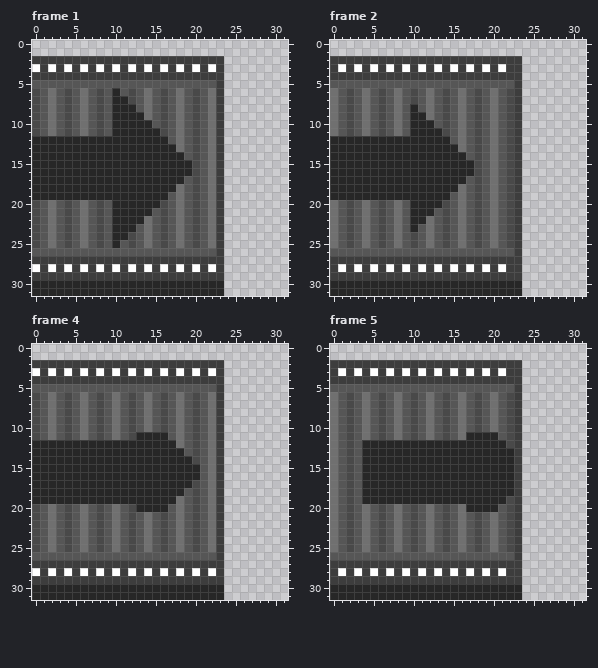
Edited in one commit: pixel-art file (Assets/Sprites/Conveyors/End Conv/right end conv.aseprite). Above is the file before it was changed.
32x32 pixels, 10 frames. Shown: frame 1, frame 2, frame 4, frame 5. The commit also changed other frames, which this record leaves out.
Now the later version:
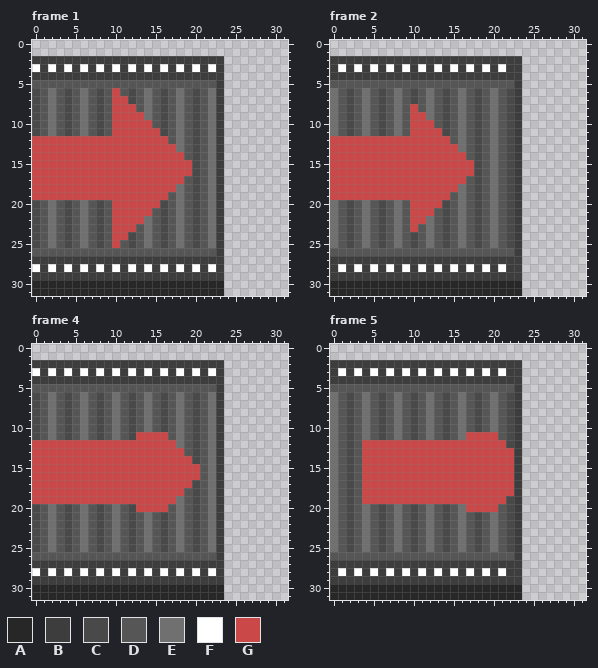
Palette (. is transparent): A #272727  B #3d3d3d  C #494949  D #565656  E #707070  F #ffffff  G #cb4848
Changes in this commit:
Frame 1, layer "Layer 7":
The edit turns colour A into colour G in row 6 at x 10; in row 7 at x 10 to 11; in row 8 at x 10 to 12; in row 9 at x 10 to 13; in row 10 at x 10 to 14; in row 11 at x 10 to 15.
The edit turns colour A into colour G in row 12 at x 0 to 16; in row 13 at x 0 to 17; in row 14 at x 0 to 18; in rows 15 to 16 at x 0 to 19; in row 17 at x 0 to 18; in row 18 at x 0 to 17.
The edit turns colour A into colour G in row 19 at x 0 to 16; in row 20 at x 10 to 15; in row 21 at x 10 to 14; in row 22 at x 10 to 13; in row 23 at x 10 to 12; in row 24 at x 10 to 11.
The edit turns colour A into colour G in row 25 at x 10.
Frame 2, layer "Layer 7":
The edit turns colour A into colour G in row 8 at x 10; in row 9 at x 10 to 11; in row 10 at x 10 to 12; in row 11 at x 10 to 13; in row 12 at x 0 to 14; in row 13 at x 0 to 15.
The edit turns colour A into colour G in row 14 at x 0 to 16; in rows 15 to 16 at x 0 to 17; in row 17 at x 0 to 16; in row 18 at x 0 to 15; in row 19 at x 0 to 14; in row 20 at x 10 to 13.
The edit turns colour A into colour G in row 21 at x 10 to 12; in row 22 at x 10 to 11; in row 23 at x 10.
Frame 4, layer "Layer 7":
The edit turns colour A into colour G in row 11 at x 13 to 16; in row 12 at x 0 to 17; in row 13 at x 0 to 18; in row 14 at x 0 to 19; in rows 15 to 16 at x 0 to 20; in row 17 at x 0 to 19.
The edit turns colour A into colour G in row 18 at x 0 to 18; in row 19 at x 0 to 17; in row 20 at x 13 to 16.
Frame 5, layer "Layer 7":
The edit turns colour A into colour G in row 11 at x 17 to 20; in row 12 at x 4 to 21; in rows 13 to 18 at x 4 to 22; in row 19 at x 4 to 21; in row 20 at x 17 to 20.
